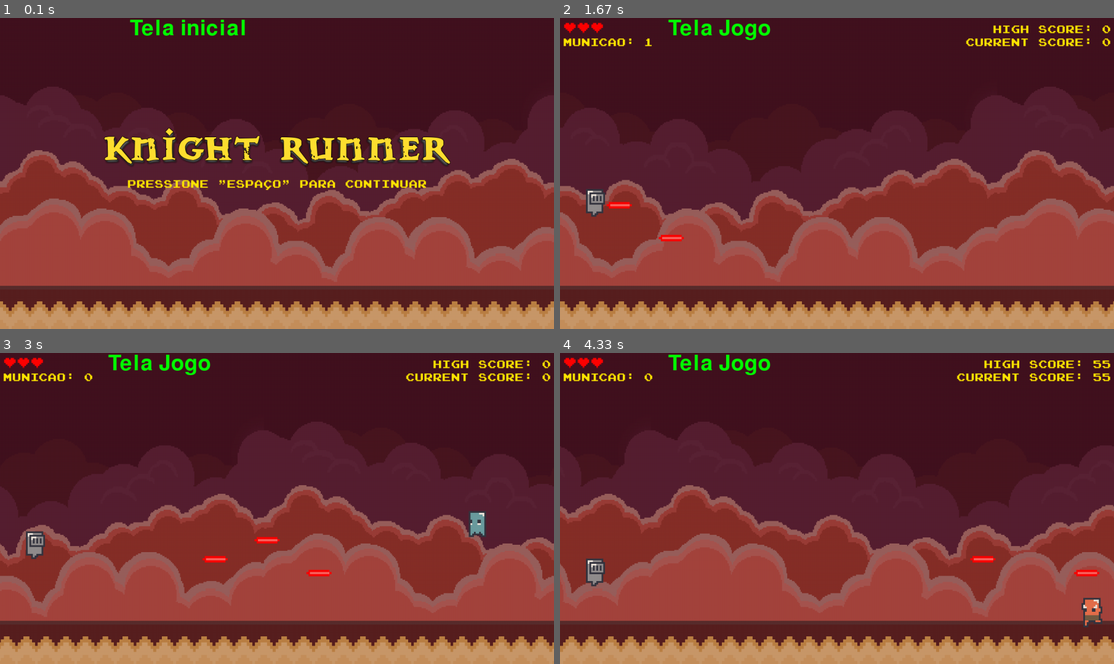
Above: before the commit, frames 1-4 (two rows, left to right).
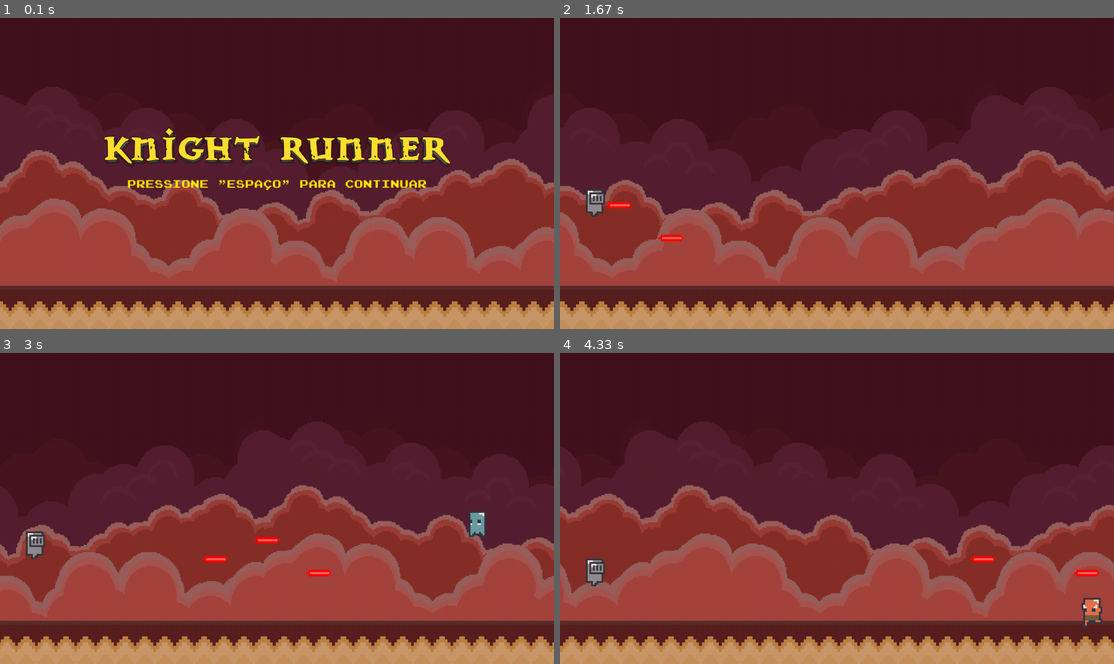
Above: after the commit, the same moments.

Repository: insper-classroom/devlife-23-1-projeto-pygame-henrique-e-guilherme
Game: pygame game, started from jogo/funcoes/jogo.py
The game is run twice, just before and just after one commit, with the same random seed, the same clock (stepped at 60 frames per second) and the same inputs.
Inputs (mouse positions are in pixels of both pictures, inside the frame that each line leads up to):
- Up to frame 1 (0.1 s): no input
- Up to frame 2 (1.67 s): tap Space at 0.33, 0.73, 1.03 s; click (665, 126) at 1.22 s; click (1041, 282) at 1.55 s
- Up to frame 3 (3 s): click (288, 402) at 1.88 s; tap Space at 2.23 s
- Up to frame 4 (4.33 s): tap Space at 3.07, 3.37, 4.3 s; click (1008, 502) at 3.95 s

The runs differ from the first frame. In frame 1, 0.5% of the frame differs, in the area x 23-45%, y 0-6%; in frame 2, 1.5%; in frame 3, 1.5%; in frame 4, 1.5%, in the area x 0-100%, y 0-10%.

Commit message:
site feito ate gameplay

Diff:
--- a/jogo/funcoes/classes.py
+++ b/jogo/funcoes/classes.py
@@ -8,7 +8,6 @@
         self.dicionario = assets
         self.tela = assets['tela']
         self.fonte = pygame.font.Font(assets['fonte'], 50)
-        self.texto = self.fonte.render('Tela inicial', True, (0, 255, 0))
 
         self.fonte2 = assets['fonte2']
         self.texto2 = self.fonte2.render('Pressione "ESPAÇO" para continuar', True, (255, 230, 0))
@@ -30,8 +29,6 @@
 
         self.tela.blit(self.fundo, (0, 0))
         self.tela.blit(self.chao, (0, 620))
-
-        self.tela.blit(self.texto, (300, 0))
 
         self.tela.blit(self.logo, (234, 250))
 
@@ -66,7 +63,6 @@
         self.dicionario = assets
         self.tela = assets['tela']
         self.fonte = pygame.font.Font(assets['fonte'], 50)
-        self.texto = self.fonte.render('Tela instrucoes', True, (0, 255, 0))
         self.fonte2 = assets['fonte2']
         self.fonte2_grande = assets['fonte2_grande']
 
@@ -102,8 +98,6 @@
 
         self.tela.blit(self.fundo, (0, 0))
         self.tela.blit(self.chao, (0, 620))
-
-        self.tela.blit(self.texto, (300, 0))
 
         self.tela.blit(self.texto2, (self.texto2_pos_x, 100))
         self.tela.blit(self.texto3, (self.texto3_pos_x, 220))
@@ -140,7 +134,6 @@
     def __init__(self, assets):
 
         self.fonte = pygame.font.Font(assets['fonte'], 50)
-        self.texto = self.fonte.render('Tela Jogo', True, (0, 255, 0))
         self.dicionario = assets
         #Adicionei essas imagens so para testar e dps mudar
         self.fundo = assets['fundo']
@@ -199,16 +192,6 @@
         if abs(self.scroll_chao) > self.chao.get_width():
             self.scroll_chao = 0
 
-        self.tela.blit(self.texto, (250, 0))
-
-        #Vidas
-        self.tela.blit(self.texto_vidas, (7, 0))
-
-        #Score
-        self.tela.blit(self.texto_pontuacao, (1273 - self.texto_pontuacao.get_width(), 40))
-
-        #High score
-        self.tela.blit(self.texto_highscore, (1273 - self.texto_highscore.get_width(), 10))
 
         for inimigo in self.lista_de_inimigos:
             inimigo.update()
@@ -224,7 +207,6 @@
 
         self.Clock.tick(60) #https://www.pygame.org/docs/ref/time.html#pygame.time.Clock.tick
 
-        self.tela.blit(self.texto_municao, (7, 40))
 
         pygame.display.update()
 
@@ -462,7 +444,6 @@
         self.dicionario = assets
         self.tela = assets['tela']
         self.fonte = pygame.font.Font(assets['fonte'], 50)
-        self.texto = self.fonte.render('Tela game over', True, (0, 255, 0))
         self.fonte2 = assets['fonte2']
         self.fonte2_grande = assets['fonte2_grande']
         self.fonte2_xgrande = assets['fonte2_xgrande']
@@ -490,8 +471,6 @@
 
     def desenha(self):
         self.tela.fill((0, 0, 0))
-
-        self.tela.blit(self.texto, (300, 0))
 
         self.tela.blit(self.texto2, (self.texto2_pos_x, 250))
         self.tela.blit(self.texto4, (self.texto4_pos_x, 350))
Binary file changed: docs/site/images/foto_pulo.png
Binary file changed: docs/site/images/foto_tiro.png
Binary file added: docs/site/images/site_background.png
Not shown, changed: docs/index.html
Not shown, changed: docs/site/site.css
Not shown, added: docs/site/teste.css
Not shown, added: docs/site/teste.html
Not shown, changed: jogo/assets/.DS_Store
